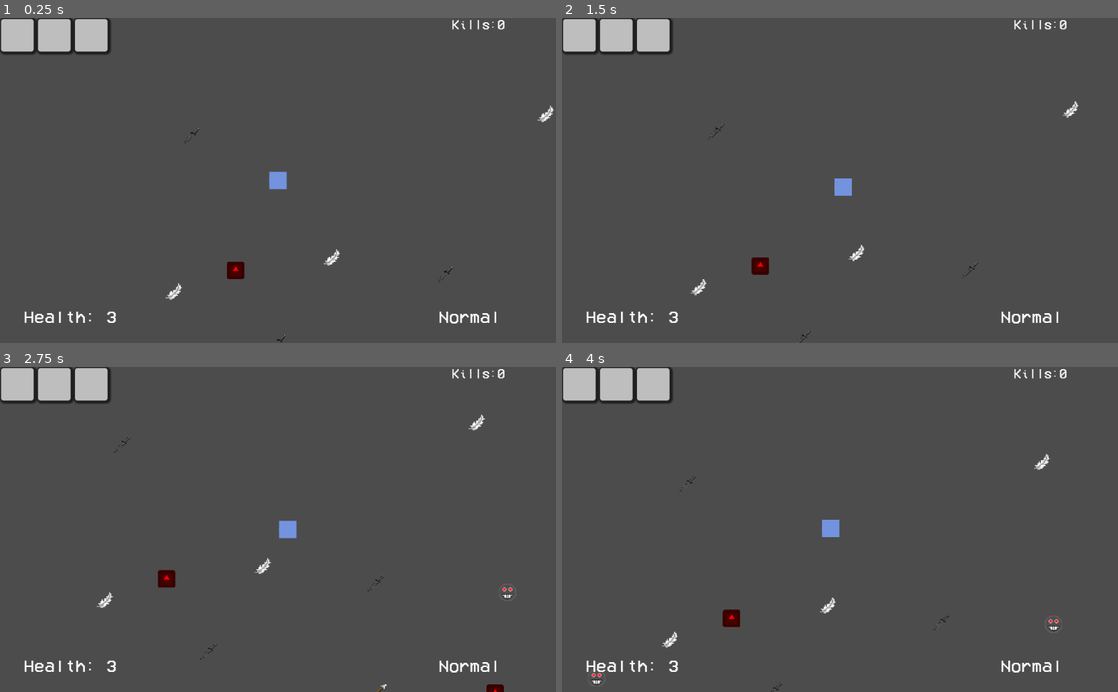
Above: before the commit, frames 1-4 (two rows, left to right).
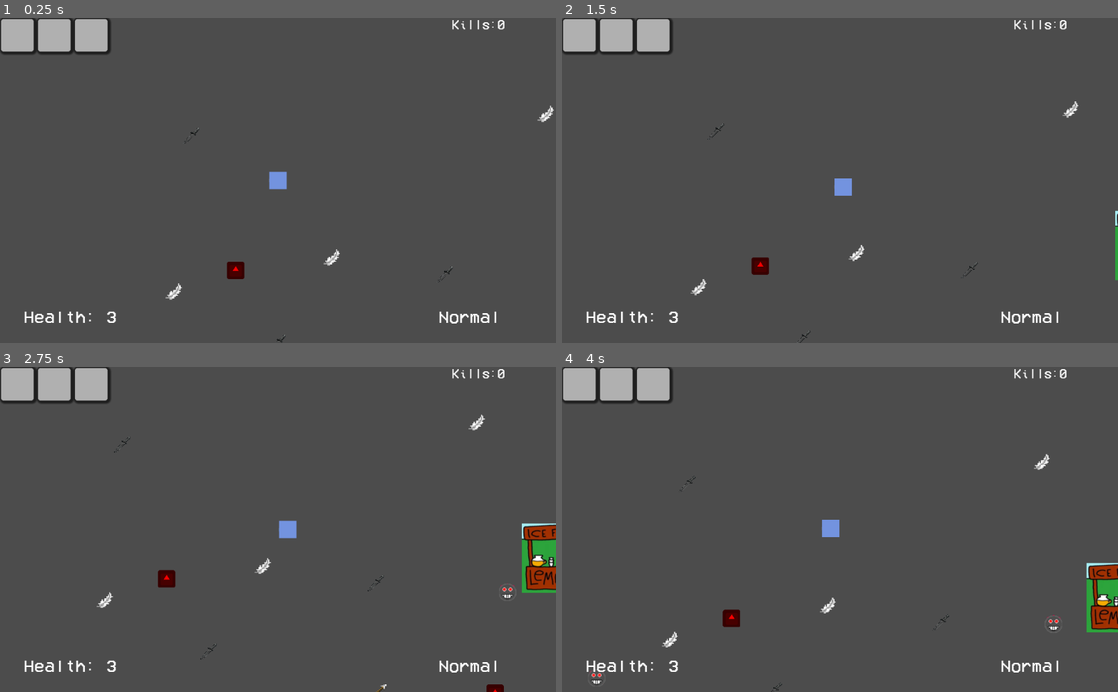
Above: after the commit, the same moments.

Repository: ESJ-Game-Dev-Club/waiver
Game: Godot game, scene res://main.tscn
Two runs of this game, one before a commit and one after it. Both use one fixed random seed, a clock stepped at 60 frames per second and the inputs below. The engine's default icon, where the game draws it, is replaced by a stand-in: a white triangle on a blue panel in a dark square.
Inputs (mouse positions are in pixels of both pictures, inside the frame that each line leads up to):
- Up to frame 1 (0.25 s): no input
- Up to frame 2 (1.5 s): tap Enter (ui_accept) at 0.5, 0.77 s; move the mouse to (962, 164) at 0.52 s; hold D (move_right) 0.53-1.28 s; hold K (enemy_hurt) 0.53-1.28 s; move the mouse to (728, 196) at 1.27 s; hold S (move_down) from 1.28 s (still down); click (728, 196) at 1.35 s
- Up to frame 3 (2.75 s): tap Enter (ui_accept) at 1.52 s; move the mouse to (333, 458) at 2.02 s; release S (move_down) at 2.03 s; hold D (move_right) from 2.03 s (still down); hold Right mouse button (fire_alt) from 2.03 s (still down)
- Up to frame 4 (4 s): move the mouse to (812, 594) at 2.77 s; release D (move_right) at 2.78 s; release Right mouse button (fire_alt) at 2.78 s; hold W (move_up) 2.78-3.53 s; tap K (enemy_hurt) at 2.85 s; tap Enter (ui_accept) at 3.02, 3.77 s; move the mouse to (1006, 578) at 3.52 s; press the mouse at (1006, 578) at 3.53 s; hold A (move_left) from 3.53 s (still down)

The runs differ from the first frame. In frame 2, 0.1% of the frame differs, in the area x 99-100%, y 59-81%; in frame 3, 1.3%, in the area x 93-100%, y 48-70%; in frame 4, 1.2%.

Commit message:
add shop

Diff:
--- /dev/null
+++ b/items/shop/shop.gd
@@ -0,0 +1,25 @@
+extends Area2D
+
+export var shop_items:Array = [null, null, null]
+export var shop_prices:Array = [null, null, null]
+
+func _on_Shop_body_entered(body:Node):
+	if body.name == "Player":
+		get_tree().paused = true
+		$CanvasLayer.visible = true
+		$CanvasLayer/Anim.play("shop_trans_in")
+
+func _on_CloseButton_pressed():
+	get_tree().paused = false
+	$CanvasLayer/Anim.play("shop_trans_out")
+
+func _on_Anim_animation_finished(anim_name:String):
+	if anim_name == "shop_trans_out":
+		$CanvasLayer.visible = false
+
+func _ready():
+	for i in range(0,3): #converts scene paths to packed scenes
+		shop_items[i] = load(shop_items[i]).instance()
+
+	for slot in $CanvasLayer/Items.get_children():
+		slot.display()
--- /dev/null
+++ b/items/shop/shop.tscn
@@ -0,0 +1,213 @@
+[gd_scene load_steps=10 format=2]
+
+[ext_resource path="res://items/shop/shop.gd" type="Script" id=1]
+[ext_resource path="res://items/shop/shop.png" type="Texture" id=2]
+[ext_resource path="res://resources/default.tres" type="Theme" id=3]
+[ext_resource path="res://ui/inventory/inventory_panel.stylebox" type="StyleBox" id=4]
+[ext_resource path="res://items/shop/shop_item.gd" type="Script" id=5]
+
+[sub_resource type="RectangleShape2D" id=1]
+extents = Vector2( 64, 64 )
+
+[sub_resource type="Animation" id=2]
+length = 0.001
+tracks/0/type = "value"
+tracks/0/path = NodePath(".:offset")
+tracks/0/interp = 1
+tracks/0/loop_wrap = true
+tracks/0/imported = false
+tracks/0/enabled = true
+tracks/0/keys = {
+"times": PoolRealArray( 0 ),
+"transitions": PoolRealArray( 1 ),
+"update": 0,
+"values": [ Vector2( 0, -550 ) ]
+}
+
+[sub_resource type="Animation" id=3]
+resource_name = "shop_trans_in"
+length = 0.17
+tracks/0/type = "value"
+tracks/0/path = NodePath(".:offset")
+tracks/0/interp = 1
+tracks/0/loop_wrap = true
+tracks/0/imported = false
+tracks/0/enabled = true
+tracks/0/keys = {
+"times": PoolRealArray( 0, 0.17 ),
+"transitions": PoolRealArray( 1, 0.5 ),
+"update": 0,
+"values": [ Vector2( 0, -550 ), Vector2( 0, 0 ) ]
+}
+
+[sub_resource type="Animation" id=4]
+resource_name = "shop_trans_out"
+length = 0.17
+tracks/0/type = "value"
+tracks/0/path = NodePath(".:offset")
+tracks/0/interp = 1
+tracks/0/loop_wrap = true
+tracks/0/imported = false
+tracks/0/enabled = true
+tracks/0/keys = {
+"times": PoolRealArray( 0, 0.17 ),
+"transitions": PoolRealArray( 1, 9.51364 ),
+"update": 0,
+"values": [ Vector2( 0, 0 ), Vector2( 0, 550 ) ]
+}
+
+[node name="Shop" type="Area2D"]
+script = ExtResource( 1 )
+shop_items = [ "res://items/trinkets/damage/damage_pickup.tscn", "res://items/trinkets/damage/damage_pickup.tscn", "res://items/trinkets/damage/damage_pickup.tscn" ]
+shop_prices = [ 1, 1, 1 ]
+
+[node name="CollisionShape2D" type="CollisionShape2D" parent="."]
+position = Vector2( 64, 64 )
+shape = SubResource( 1 )
+
+[node name="Sprite" type="Sprite" parent="."]
+position = Vector2( 64, 64 )
+scale = Vector2( 1.12281, 1 )
+texture = ExtResource( 2 )
+
+[node name="CanvasLayer" type="CanvasLayer" parent="."]
+pause_mode = 2
+layer = 0
+offset = Vector2( 0, -550 )
+transform = Transform2D( 1, 0, 0, 1, 0, -550 )
+
+[node name="BackgroundPanel" type="Panel" parent="CanvasLayer"]
+anchor_left = 0.062
+anchor_top = 0.107
+anchor_right = 0.937
+anchor_bottom = 0.853
+margin_left = 0.511997
+margin_top = -0.200005
+margin_right = 0.511963
+margin_bottom = 0.199982
+theme = ExtResource( 3 )
+
+[node name="Anim" type="AnimationPlayer" parent="CanvasLayer"]
+anims/RESET = SubResource( 2 )
+anims/shop_trans_in = SubResource( 3 )
+anims/shop_trans_out = SubResource( 4 )
+
+[node name="CloseButton" type="Button" parent="CanvasLayer"]
+margin_left = 840.0
+margin_top = 72.0
+margin_right = 952.0
+margin_bottom = 104.0
+theme = ExtResource( 3 )
+text = "Close"
+
+[node name="Items" type="Control" parent="CanvasLayer"]
+margin_right = 40.0
+margin_bottom = 40.0
+
+[node name="Item1" type="Panel" parent="CanvasLayer/Items"]
+margin_left = 128.0
+margin_top = 128.0
+margin_right = 192.0
+margin_bottom = 192.0
+custom_styles/panel = ExtResource( 4 )
+script = ExtResource( 5 )
+
+[node name="ItemLabel" type="Label" parent="CanvasLayer/Items/Item1"]
+margin_left = 72.0
+margin_top = 8.0
+margin_right = 200.0
+margin_bottom = 40.0
+
+[node name="ItemPrice" type="Label" parent="CanvasLayer/Items/Item1"]
+margin_left = 8.0
+margin_top = 64.0
+margin_right = 56.0
+margin_bottom = 88.0
+
+[node name="ItemBuy" type="Button" parent="CanvasLayer/Items/Item1"]
+margin_left = 256.0
+margin_top = 8.0
+margin_right = 384.0
+margin_bottom = 56.0
+theme = ExtResource( 3 )
+text = "Buy"
+
+[node name="Texture" type="TextureRect" parent="CanvasLayer/Items/Item1"]
+margin_right = 64.0
+margin_bottom = 64.0
+expand = true
+
+[node name="Item2" type="Panel" parent="CanvasLayer/Items"]
+margin_left = 128.0
+margin_top = 256.0
+margin_right = 192.0
+margin_bottom = 320.0
+custom_styles/panel = ExtResource( 4 )
+script = ExtResource( 5 )
+slot_no = 1
+
+[node name="ItemLabel" type="Label" parent="CanvasLayer/Items/Item2"]
+margin_left = 72.0
+margin_top = 8.0
+margin_right = 200.0
+margin_bottom = 40.0
+
+[node name="ItemPrice" type="Label" parent="CanvasLayer/Items/Item2"]
+margin_left = 8.0
+margin_top = 64.0
+margin_right = 56.0
+margin_bottom = 88.0
+
+[node name="ItemBuy" type="Button" parent="CanvasLayer/Items/Item2"]
+margin_left = 256.0
+margin_top = 8.0
+margin_right = 384.0
+margin_bottom = 56.0
+theme = ExtResource( 3 )
+text = "Buy"
+
+[node name="Texture" type="TextureRect" parent="CanvasLayer/Items/Item2"]
+margin_right = 64.0
+margin_bottom = 64.0
+expand = true
+
+[node name="Item3" type="Panel" parent="CanvasLayer/Items"]
+margin_left = 128.0
+margin_top = 384.0
+margin_right = 192.0
+margin_bottom = 448.0
+custom_styles/panel = ExtResource( 4 )
+script = ExtResource( 5 )
+slot_no = 2
+
+[node name="ItemLabel" type="Label" parent="CanvasLayer/Items/Item3"]
+margin_left = 72.0
+margin_top = 8.0
+margin_right = 200.0
+margin_bottom = 40.0
+
+[node name="ItemPrice" type="Label" parent="CanvasLayer/Items/Item3"]
+margin_left = 8.0
+margin_top = 64.0
+margin_right = 56.0
+margin_bottom = 88.0
+
+[node name="ItemBuy" type="Button" parent="CanvasLayer/Items/Item3"]
+margin_left = 256.0
+margin_top = 8.0
+margin_right = 384.0
+margin_bottom = 56.0
+theme = ExtResource( 3 )
+text = "Buy"
+
+[node name="Texture" type="TextureRect" parent="CanvasLayer/Items/Item3"]
+margin_right = 64.0
+margin_bottom = 64.0
+expand = true
+
+[connection signal="body_entered" from="." to="." method="_on_Shop_body_entered"]
+[connection signal="animation_finished" from="CanvasLayer/Anim" to="." method="_on_Anim_animation_finished"]
+[connection signal="pressed" from="CanvasLayer/CloseButton" to="." method="_on_CloseButton_pressed"]
+[connection signal="pressed" from="CanvasLayer/Items/Item1/ItemBuy" to="CanvasLayer/Items/Item1" method="_on_ItemBuy_pressed"]
+[connection signal="pressed" from="CanvasLayer/Items/Item2/ItemBuy" to="CanvasLayer/Items/Item2" method="_on_ItemBuy_pressed"]
+[connection signal="pressed" from="CanvasLayer/Items/Item3/ItemBuy" to="CanvasLayer/Items/Item3" method="_on_ItemBuy_pressed"]
--- /dev/null
+++ b/items/shop/shop_item.gd
@@ -0,0 +1,21 @@
+extends Panel
+
+export var slot_no:int = 0
+var price = 0
+
+func display():
+	price = owner.shop_prices[slot_no]
+	$Texture.texture = owner.shop_items[slot_no].inventory_icon
+	$ItemLabel.text = str(owner.shop_items[slot_no])
+	$ItemPrice.text = str(price) + " kills"
+
+
+
+func _on_ItemBuy_pressed():
+	if Global.player.kill_count < price:
+		pass
+	else:
+		Global.player.kill_count = Global.player.kill_count - price
+		Global.player.pickup_item(owner.shop_items[slot_no].item_type, owner.shop_items[slot_no].inventory_icon, owner.shop_items[slot_no].item_scene_path)
+		$ItemBuy.disabled = true
+		$ItemBuy.text = "Sold Out"
--- a/main.tscn
+++ b/main.tscn
@@ -8,6 +8,7 @@
 [ext_resource path="res://items/trinkets/speed/speed_pickup.tscn" type="PackedScene" id=6]
 [ext_resource path="res://items/trinkets/damage/damage_pickup.tscn" type="PackedScene" id=7]
 [ext_resource path="res://items/trinkets/attack_cooldown/attack_cooldown_pickup.tscn" type="PackedScene" id=8]
+[ext_resource path="res://items/shop/shop.tscn" type="PackedScene" id=9]
 
 [node name="Main" type="Node"]
 script = ExtResource( 5 )
@@ -56,4 +57,7 @@
 
 [node name="Timer" type="Timer" parent="Hivemind"]
 
+[node name="Shop" parent="." instance=ExtResource( 9 )]
+position = Vector2( 576, 64 )
+
 [connection signal="timeout" from="Hivemind/Timer" to="Hivemind" method="_on_Timer_timeout"]
Binary file added: items/shop/shop.png
Not shown, added: items/shop/shop.png.import
Not shown: 1 places in main.tscn that only renumber resources
Binary file changed: ui/inventory/inventory_panel.stylebox
